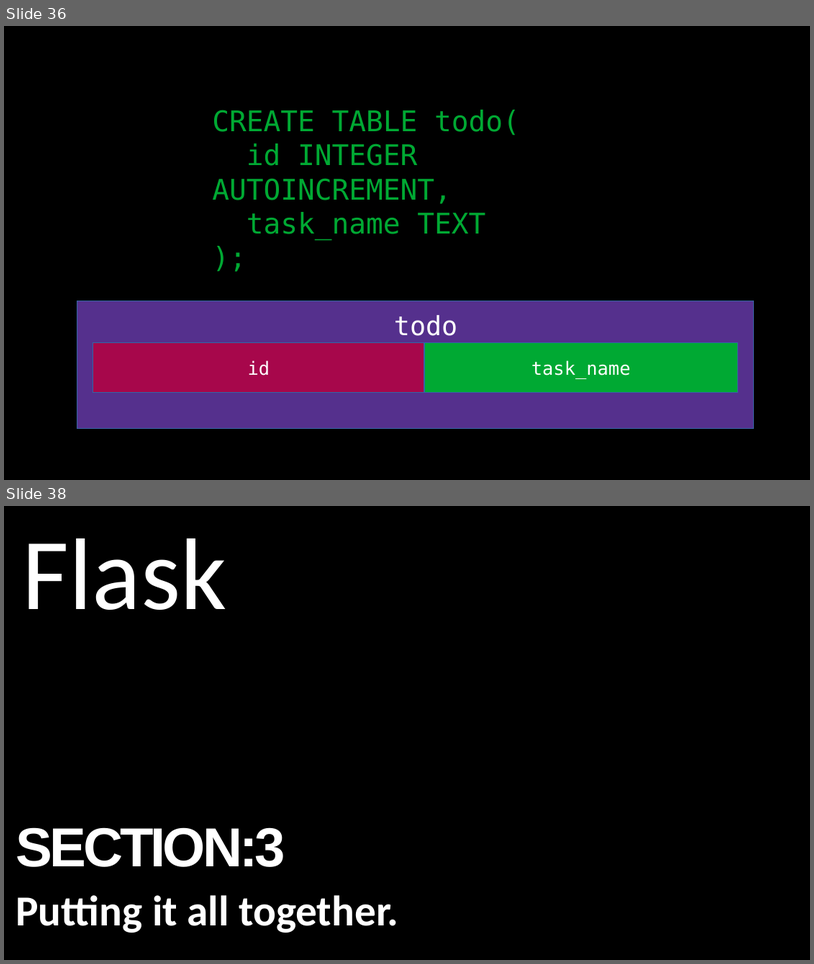
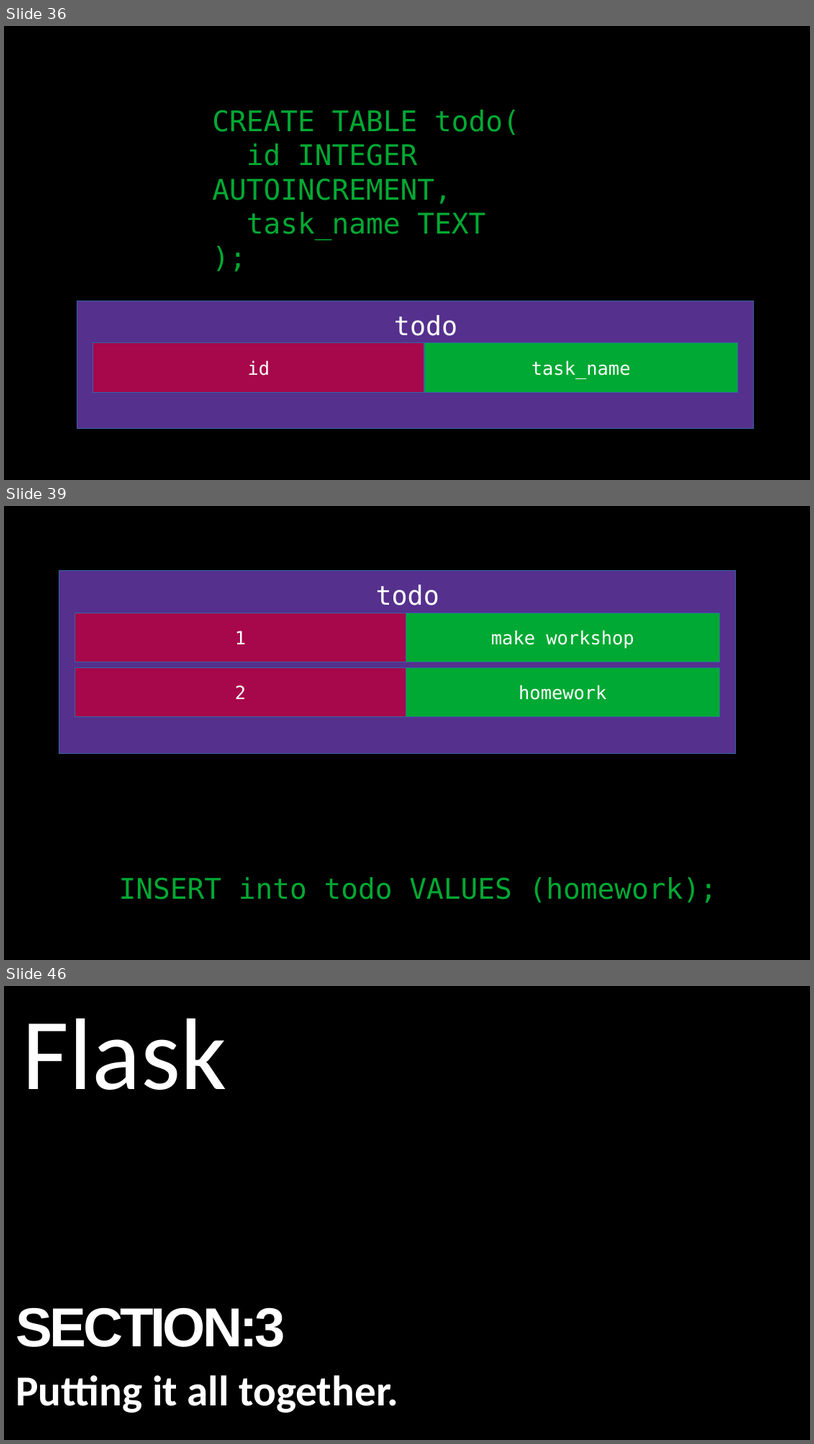
Before and after one commit to alexacallmebaka/htmlflasksql, a slide deck: slides/deck.odp. Shown one above the other, each under a label of ours: slides 36 and 38 before the commit, slides 36, 39 and 46 after it; the slides between them are not shown. The pictures are 814x964 and 814x1444 pixels, drawn with LibreOffice and Linux fonts; fonts in the diff are those of the drawing. Boxes give left, top, right and bottom in pixels: in the first picture for what was removed or moved away, otherwise in the second. Text is boxed around its words. In the diff, an @@ line names an element or a change of style, - is before the commit and + after.

```diff
--- a/slides/deck.odp
+++ b/slides/deck.odp
@@ slide 39 added at (4,506,810,960), background #000000 @@
@@ rectangle added at (59,570,736,754), fill #55308D, outline #3465A4 0 pt @@
@@ text added at (376,584,440,605), 26 pt, text #FFFFFF @@
+todo
@@ rectangle added at (75,613,406,662), fill #A7074B, outline #3465A4 0 pt, 18 pt, text #FFFFFF @@
+1
@@ rectangle added at (406,613,720,662), fill #00A933, outline #3465A4 0 pt, 18 pt, text #FFFFFF @@
+make workshop
@@ rectangle added at (75,667,406,716), fill #A7074B, outline #3465A4 0 pt, 18 pt, text #FFFFFF @@
+2
@@ rectangle added at (406,667,720,716), fill #00A933, outline #3465A4 0 pt, 18 pt, text #FFFFFF @@
+homework
@@ text added at (119,877,718,903), 28 pt, text #00A933 @@
+INSERT into todo VALUES (homework);
@@ what was slide 38 is now slide 46 @@
```
Also in this commit, not shown: 9 other slides added, 1 slide removed.
